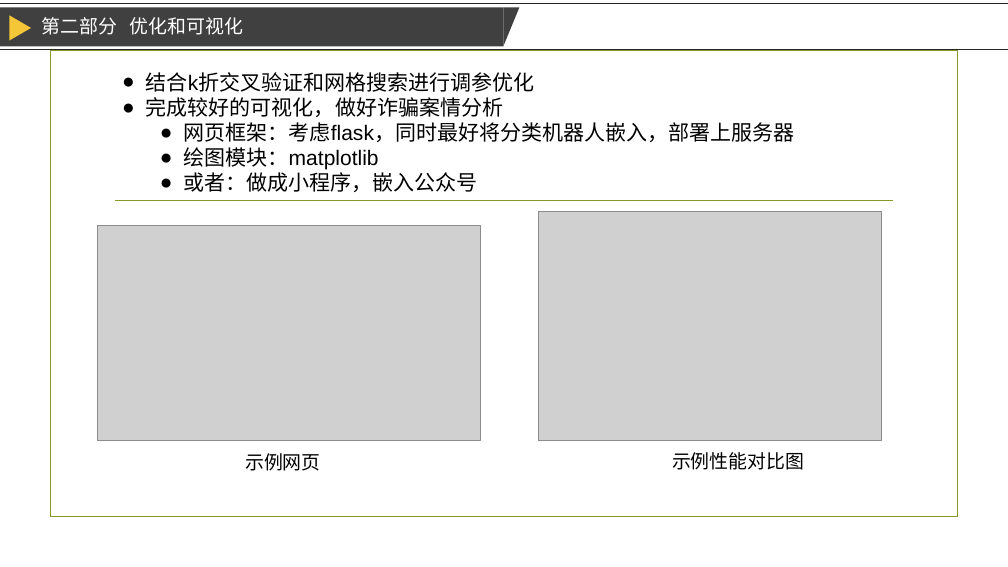
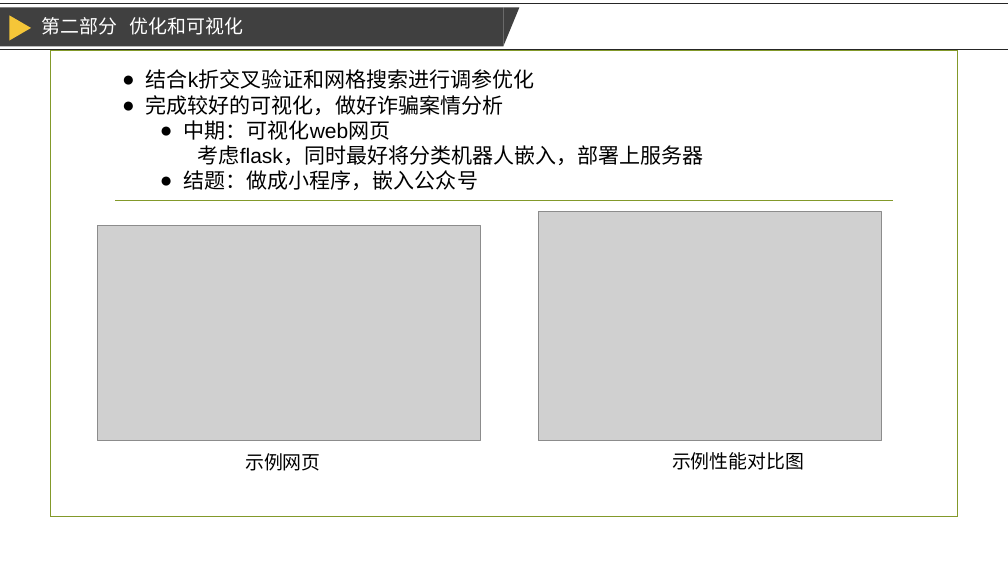
Before and after one commit to duhhhh1/Anti_fraud_text, a slide deck: slide 10 of 立项.pptx. Drawn at 1008x567 pixels with LibreOffice and Linux fonts; fonts in the diff are those of the drawing; grey boxes stand for pictures; background and template pictures are left out. Boxes give left, top, right and bottom in pixels: in the first picture for what was removed or moved away, otherwise in the second. Text is boxed around its words. In the diff, an @@ line names an element or a change of style, - is before the commit and + after.

```diff
--- a/立项.pptx
+++ b/立项.pptx
@@ text at bbox=[184, 120, 704, 190]: text changed @@
-  ● 网页框架：考虑flask，同时最好将分类机器人嵌入，部署上服务器
-  ● 绘图模块：matplotlib
-  ● 或者：做成小程序，嵌入公众号
+  ● 中期：可视化web网页
+    考虑flask，同时最好将分类机器人嵌入，部署上服务器
+  ● 结题：做成小程序，嵌入公众号
```
Also in this commit, not shown: 4 other slides changed, 4 other files.
